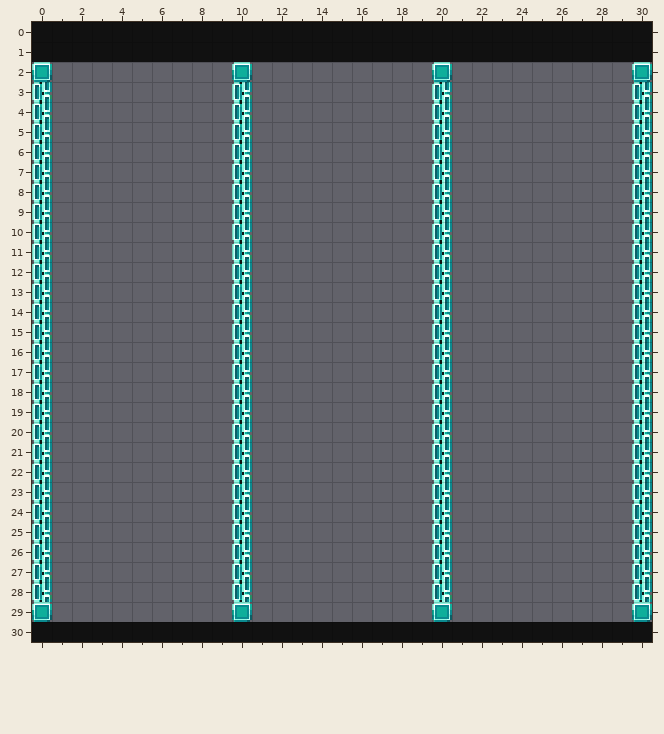
Tiled map (JSON): games/Phaser-Snake-Game/public/assets/Tiled/Stage-03b.json. The picture above was drawn from the file before the commit.
Cells are 24x24 px. Shown: x 0..30, y 0..30.
After the commit:
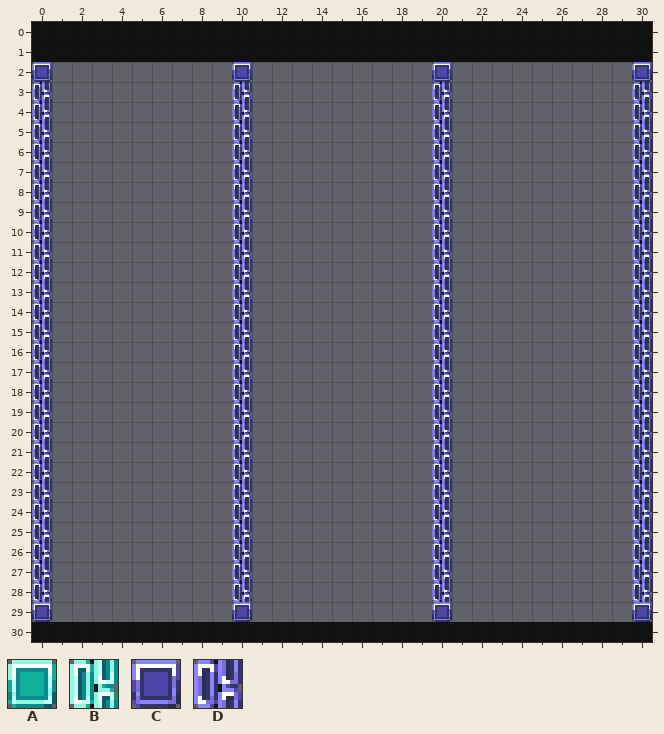
Key: from "tileSheetx24": A 0, B 32, C 132, D 164.
_ is an empty cell.
Difference:
Layer "Wall":
The edit turns tile A into tile C in row 2 at x 0, 10, 20 and 30; in row 29 at x 0, 10, 20 and 30.
The edit turns tile B into tile D in rows 3 to 28 at x 0, 10, 20 and 30.
Pixel boxes of the changes (left, top, right, bottom) in both pictures:
changed: (32, 62, 52, 622)
changed: (232, 62, 252, 622)
changed: (432, 62, 452, 622)
changed: (632, 62, 652, 622)
